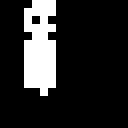
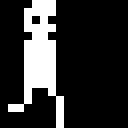
Layers edited between the first and the second w=128, h=128 image:
removed layer "run 1 copy #2" over (8, 88, 64, 128)
added layer "run 4" above "run 3" over (8, 88, 64, 128)
added layer "run 3" above "run 2" over (8, 88, 64, 128)
added layer "run 2" above "run 1" over (8, 88, 64, 128)
added layer "jump" above "idle" over (8, 88, 64, 128)
showed "sprite3.png" over (8, 88, 64, 128)
